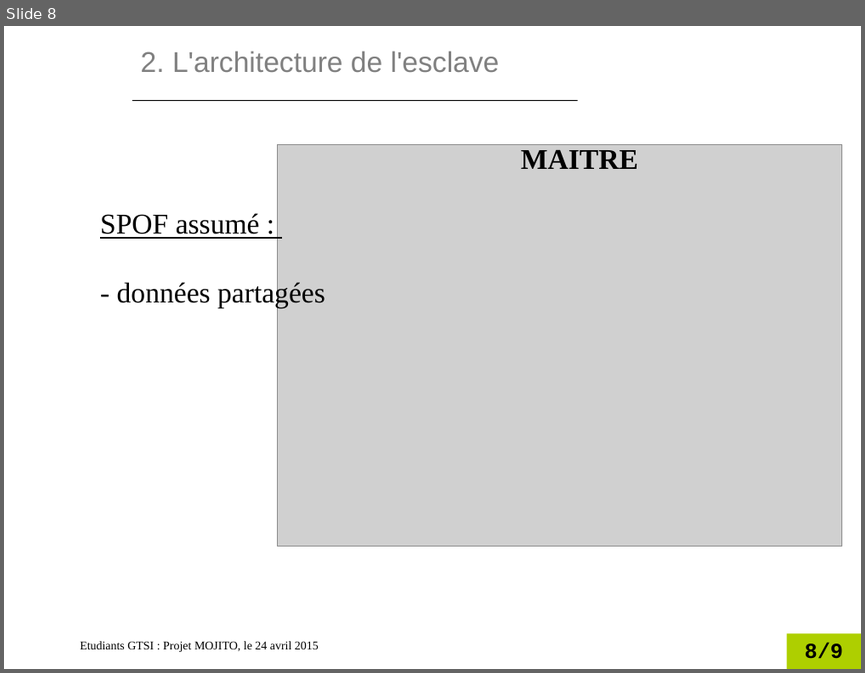
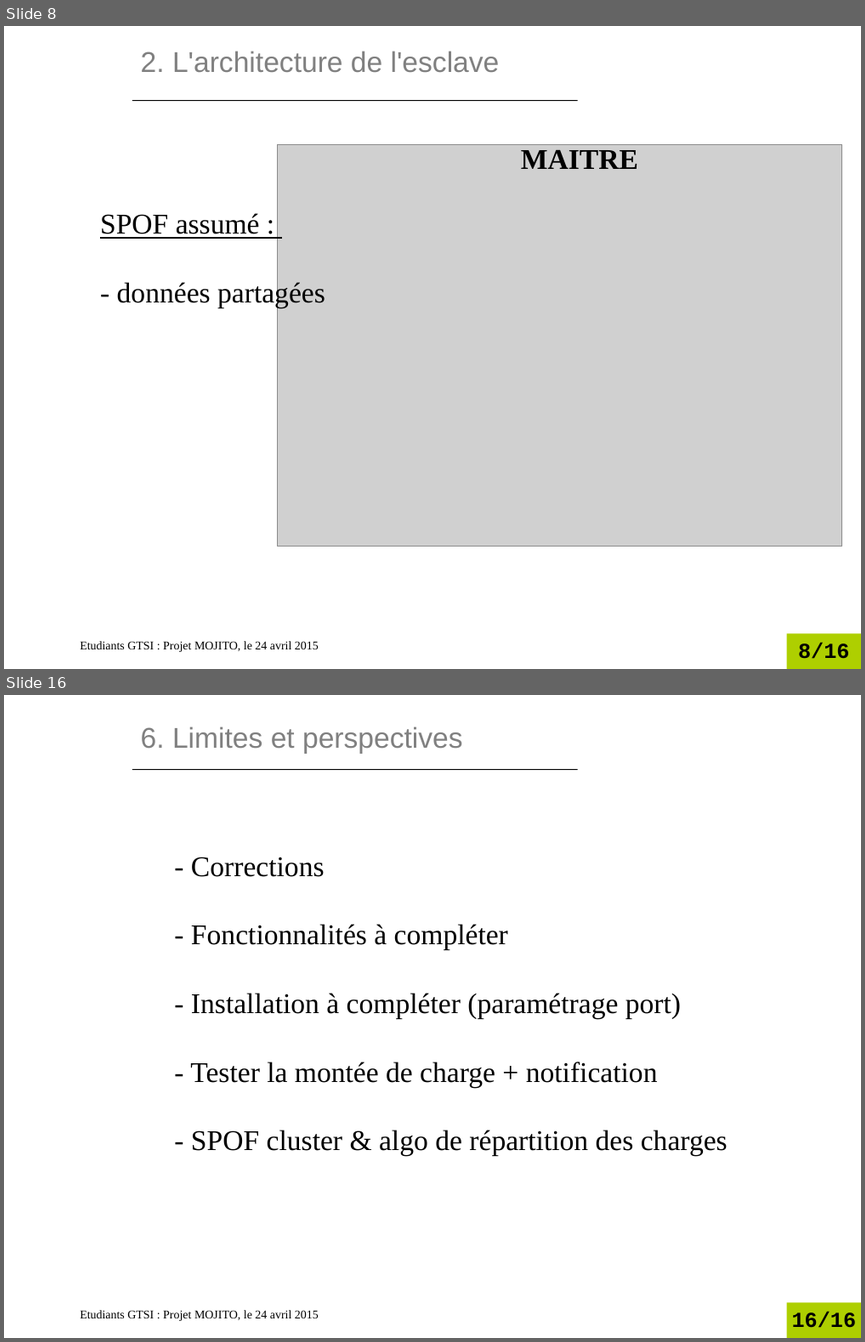
Before and after one commit to Nomelihp/Opium, a slide deck: doc/diaporama/Presentation_2404.odp. Shown one above the other, each under a label of ours: slide 8 before the commit, slides 8 and 16 after it; the slides between them are not shown. The pictures are 865x673 and 865x1342 pixels, drawn with LibreOffice and Linux fonts; fonts in the diff are those of the drawing; grey boxes stand for pictures; background and template pictures are left out. Boxes give left, top, right and bottom in pixels: in the first picture for what was removed or moved away, otherwise in the second. Text is boxed around its words. In the diff, an @@ line names an element or a change of style, - is before the commit and + after.

```diff
--- a/doc/diaporama/Presentation_2404.odp
+++ b/doc/diaporama/Presentation_2404.odp
@@ slide 16 added at bbox=[4, 695, 861, 1338], background picture (left out); not listed: 2 template elements that a slide beside it also shows @@
@@ title added at bbox=[141, 726, 463, 754], 24 pt, text #808080 @@
+6. Limites et perspectives
@@ line added from (132, 770) to (577, 770), #000000 0.74 pt @@
@@ text added at bbox=[190, 857, 727, 1156], 24 pt, text #000000 @@
+- Corrections
+- Fonctionnalités à compléter
+- Installation à compléter (paramétrage port)
+- Tester la montée de charge + notification
+- SPOF cluster & algo de répartition des charges
@@ page number at bbox=[798, 641, 849, 658]: text changed @@
-8/9
+8/16
```
Also in this commit, not shown: 1 slide changed, 6 other slides added, 3 other files.
